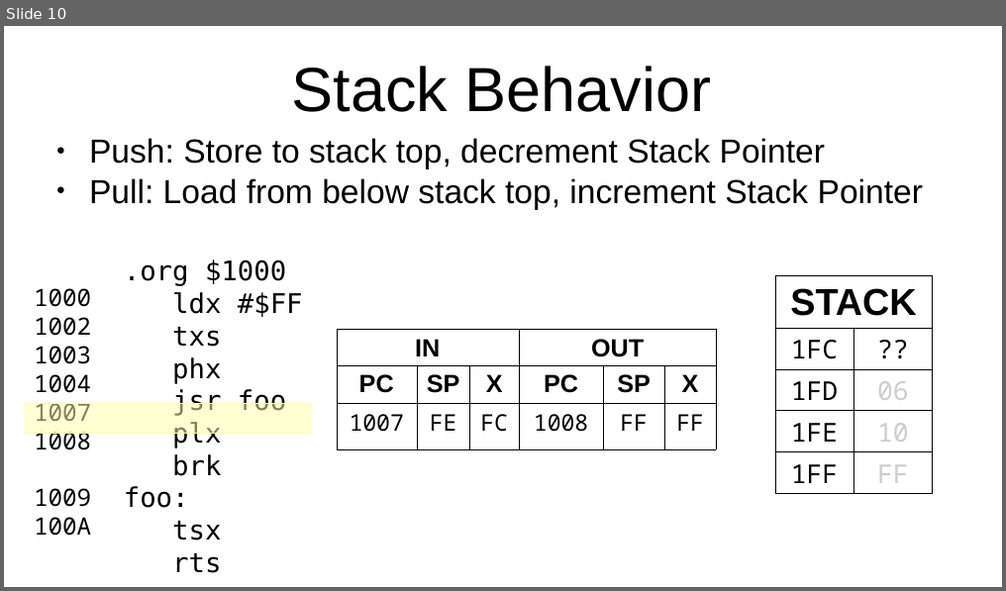
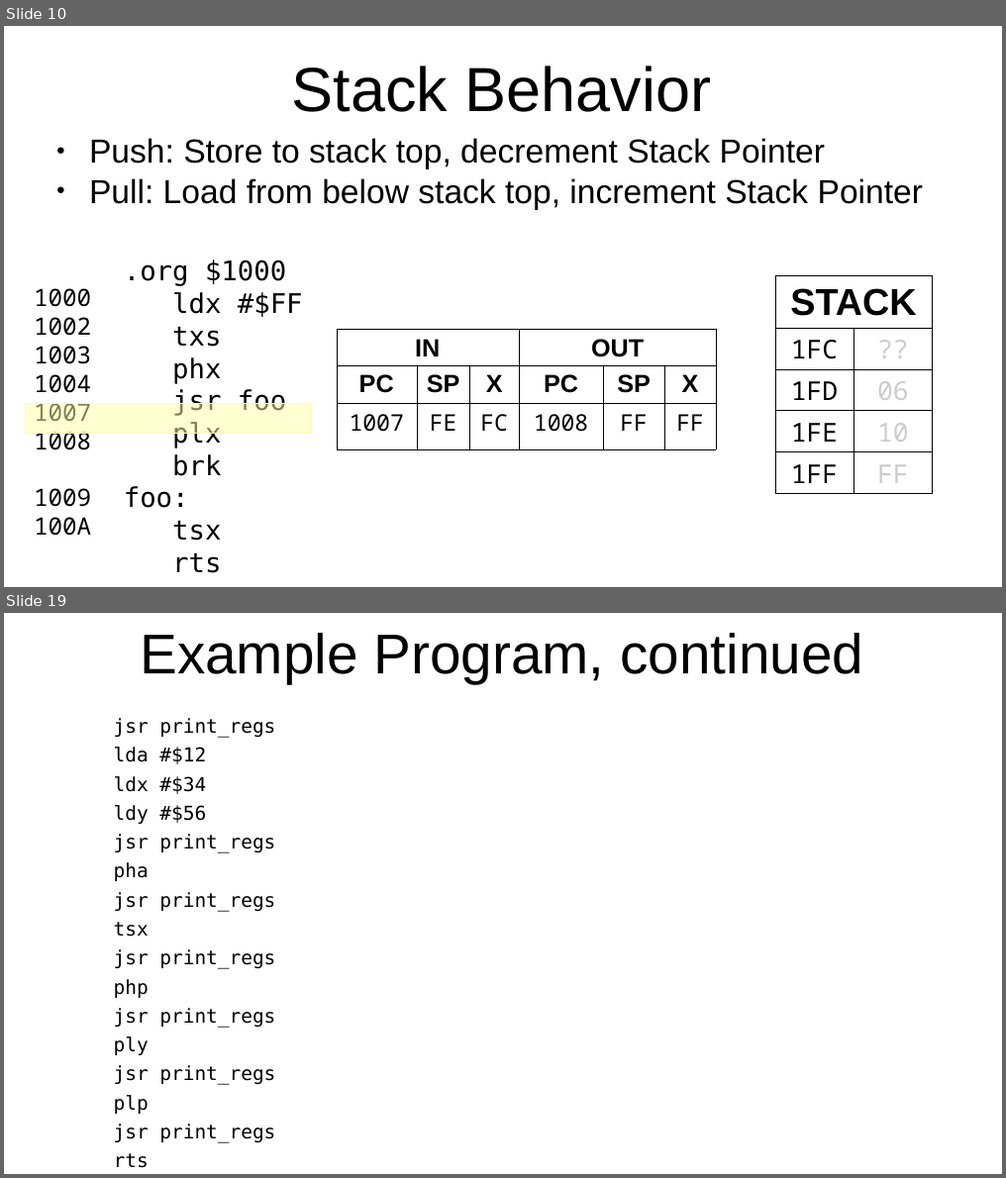
Before and after one commit to SlithyMatt/x16-assembly-tutorial, a slide deck: Lesson5/Lesson5.odp. Shown one above the other, each under a label of ours: slide 10 before the commit, slides 10 and 19 after it; the slides between them are not shown. The pictures are 1006x591 and 1006x1178 pixels, drawn with LibreOffice and Linux fonts; fonts in the diff are those of the drawing. Boxes give left, top, right and bottom in pixels: in the first picture for what was removed or moved away, otherwise in the second. Text is boxed around its words. In the diff, an @@ line names an element or a change of style, - is before the commit and + after.

```diff
--- a/Lesson5/Lesson5.odp
+++ b/Lesson5/Lesson5.odp
@@ slide 19 added at box(4, 613, 1002, 1174), background #FFFFFF @@
@@ title added at box(140, 633, 863, 684), 54 pt, text #000000 @@
+Example Program, continued
@@ text added at box(114, 718, 275, 1144), 18.5 pt, text #000000 @@
+jsr print_regs
+lda #$12
+ldx #$34
+ldy #$56
+jsr print_regs
+pha
+jsr print_regs
+tsx
+jsr print_regs
+php
+jsr print_regs
+ply
+jsr print_regs
+plp
+jsr print_regs
+rts
@@ slide 10 changed as well @@
@@ table at box(775, 275, 933, 491) @@
@@ text colour #000000 to #CCCCCC in "??" @@
```
Also in this commit, not shown: 9 other slides changed, 10 other slides added, 15 slides removed, 3 other files.
